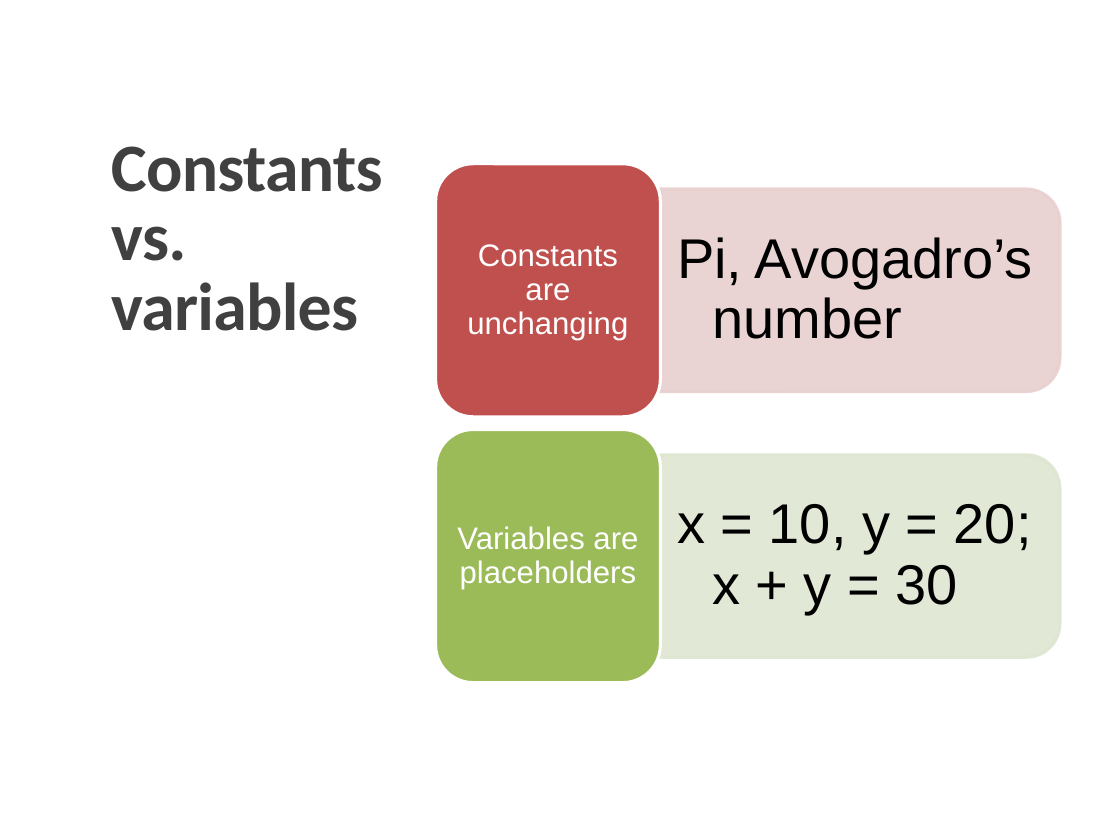
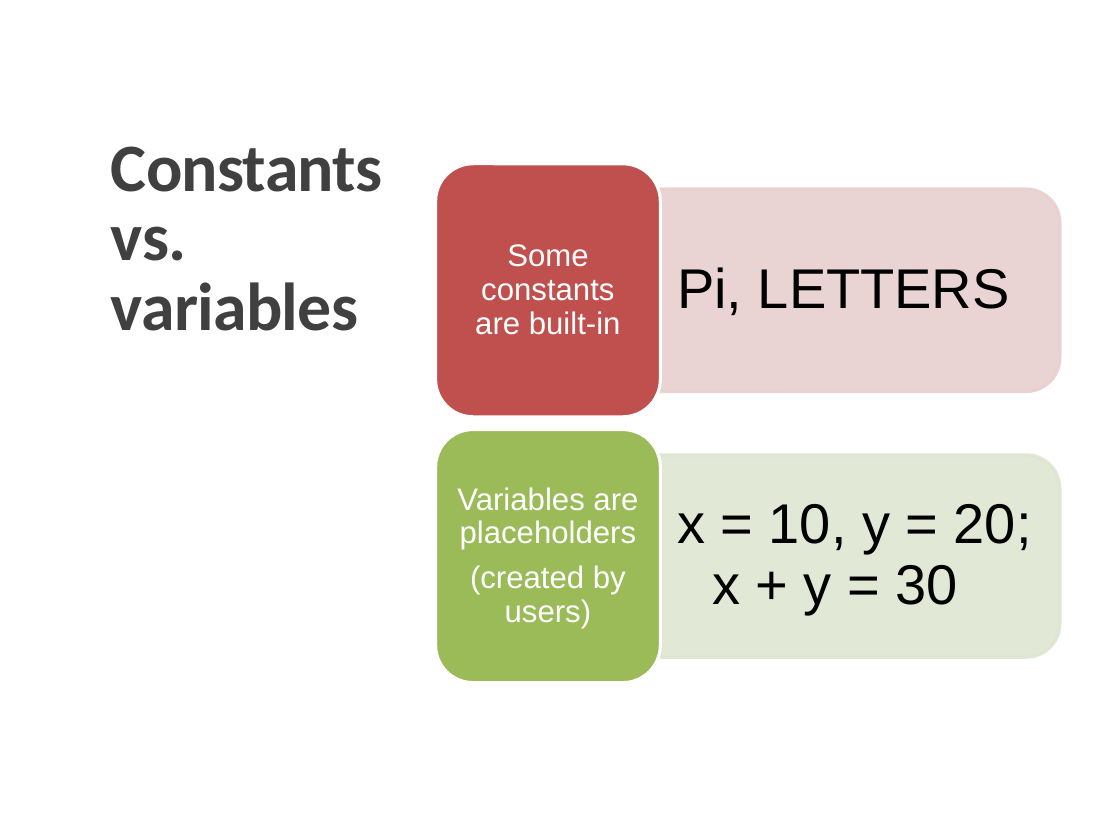
Before and after one commit to sraorao/MSD_R_course_Dec2022, a slide deck: slide 5 of powerpoint/Session1.pptx. Drawn at 1120x840 pixels with LibreOffice and Linux fonts; fonts in the diff are those of the drawing. Boxes give left, top, right and bottom in pixels: in the first picture for what was removed or moved away, otherwise in the second. Text is boxed around its words. In the diff, an @@ line names an element or a change of style, - is before the commit and + after.

```diff
--- a/powerpoint/Session1.pptx
+++ b/powerpoint/Session1.pptx
@@ text at (475, 244, 621, 335): text changed @@
-Constants are unchanging
+Some constants are built-in
@@ text at (677, 267, 1010, 316): text changed @@
-  Pi, Avogadro’s number
+  Pi, LETTERS
@@ text at (470, 565, 626, 628): paragraph added @@
+(created by users)
```
Also in this commit, not shown: 1 other slide changed, 7 other files.
